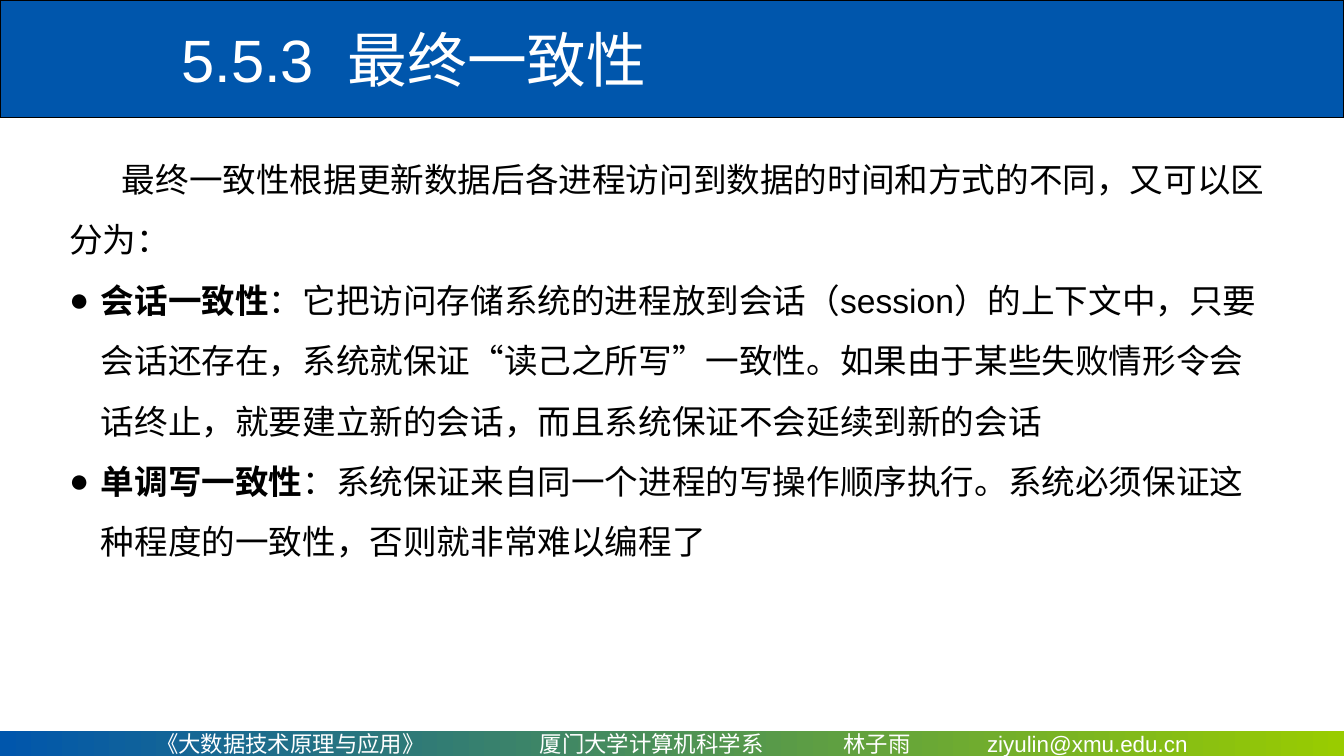
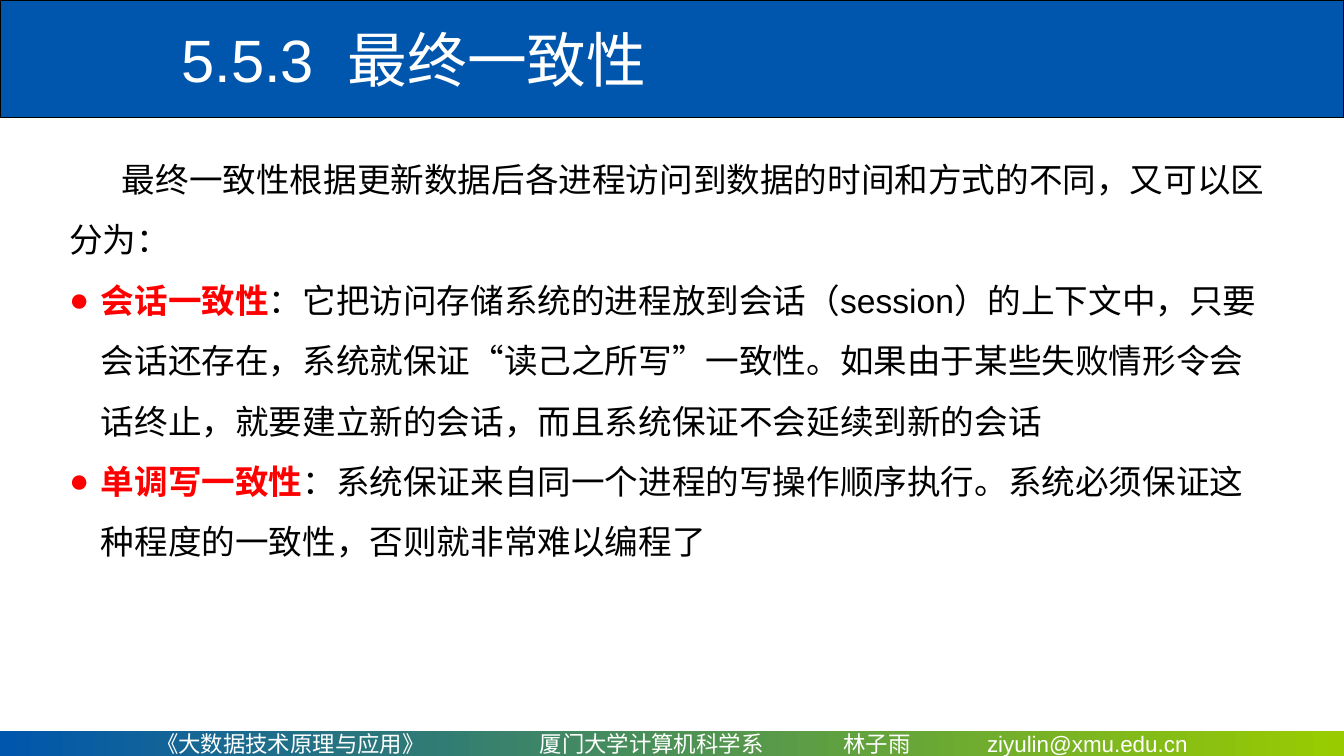
Before and after one commit to ly2010dd/courses_repo, a slide deck: slide 38 of PPT/Chapter5-厦门大学-林子雨-大数据技术原理与应用-第五章-NoSQL数据库（网易云课堂）.ppt. Drawn at 1344x756 pixels with LibreOffice and Linux fonts; fonts in the diff are those of the drawing; background and template pictures are left out. Boxes give left, top, right and bottom in pixels: in the first picture for what was removed or moved away, otherwise in the second. Text is boxed around its words. In the diff, an @@ line names an element or a change of style, - is before the commit and + after.

```diff
--- a/PPT/Chapter5-厦门大学-林子雨-大数据技术原理与应用-第五章-NoSQL数据库（网易云课堂）.ppt
+++ b/PPT/Chapter5-厦门大学-林子雨-大数据技术原理与应用-第五章-NoSQL数据库（网易云课堂）.ppt
@@ text at (101,284,1257,558): text colour #000000 to #FF0000 in "会话一致性：它把访问存储系统的进程放到会话（session）的上下文中，只要会话还存在，系统就保证“读己之所写”一致性。 ...", "单调写一致性：系统保证来自同一个进程的写操作顺序执行。系统必须保证这种程度的一致性，否则就非常难以编程了"; bullet colour #000000 to #FF0000 @@
```
Also in this commit, not shown: 20 other slides changed.
